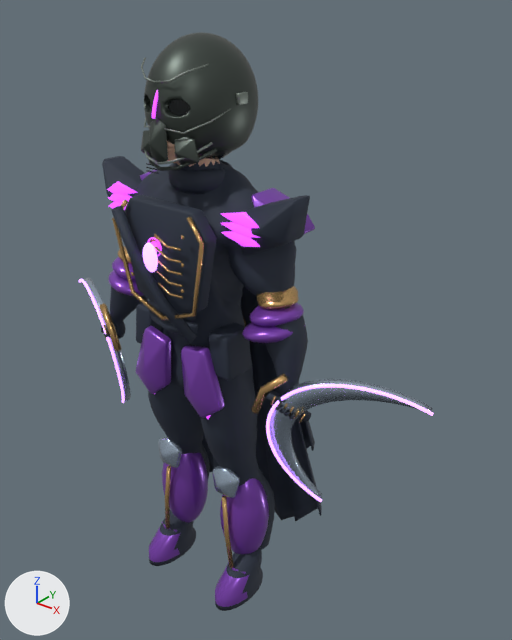
Two versions of the FBX model Assets/Alterverse/Resources/AuthoredHeroes/Veyr.fbx, one commit apart.
Before and after are seen from a 50 mm camera at (1.41, -1.508, 2.042) aimed at (0.103, 0.125, 1.03). The lights are fixed; the arrows at lower left show +X, +Y and +Z. The picture after the commit comes second. Vertices at exactly the same position are counted once.

Before the edit, the objects in view are built like this:
```python
ob_df_anatomy = bpy.data.objects.new('DF_Anatomy', me_df_anatomy)
ob_df_anatomy.location = (0.0, 0.0, 0.0)
ob_df_weaponl = bpy.data.objects.new('DF_WeaponL', me_df_weaponl)
ob_df_weaponl.location = (0.0, 0.0, 0.0)
ob_df_weaponr = bpy.data.objects.new('DF_WeaponR', me_df_weaponr)
ob_df_weaponr.location = (0.0, 0.0, 0.0)
```
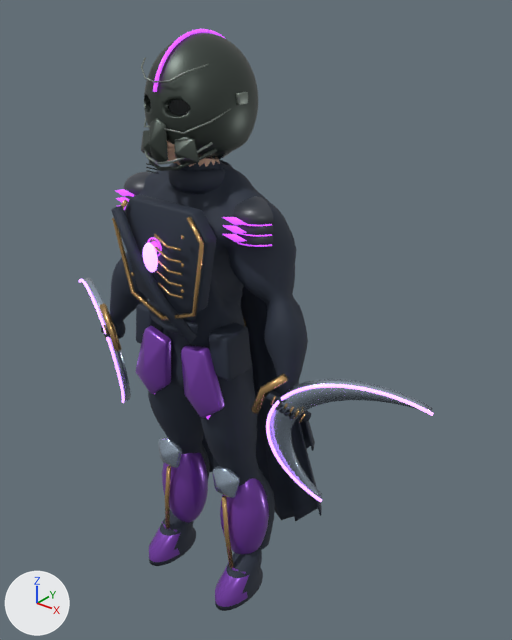
The change in detail:
Material 'Zhaev concept surface 1' (mat_zhaev_concept_surface_1) is new.
Its base color is (0.039, 0.046, 0.061) (dark grey #383d46).
Its metallic is 0.08.
Its roughness is 0.38.
me_df_anatomy is used by ob_df_anatomy; location (0.0, 0.0, 0.0).
me_df_anatomy had 25620 vertices, 26685 faces and spanned x -0.43..0.43, y -0.24..0.25, z 0.02..1.9.
me_df_anatomy now has 26038 vertices, 29715 faces and spans x -0.43..0.43, y -0.24..0.25, z 0.02..1.91.
me_df_anatomy part 1: the loose piece of 13 vertices spanning x -0.3..-0.17, y -0.12..-0.1, z 1.38..1.43 is scaled about its middle by (0.629, 0.5, 0.459), then moved by (0.02, 0.0, 0.0).
me_df_anatomy part 2: the loose piece of 13 vertices spanning x 0.17..0.3, y -0.12..-0.1, z 1.38..1.43 is scaled about its middle by (0.629, 0.5, 0.459), then moved by (-0.02, 0.0, 0.0).
me_df_anatomy part 3: a new loose piece of 176 vertices spanning x 0.14..0.29, y -0.09..-0.04, z 1.4..1.41, in mat_zhaev_concept_surface_3 (purple #c24deb, glowing purple #c24deb).
me_df_anatomy part 4: a new loose piece of 176 vertices spanning x 0.14..0.29, y -0.09..-0.04, z 1.38, in mat_zhaev_concept_surface_3 (purple #c24deb, glowing purple #c24deb).
me_df_anatomy part 5: 6 loose pieces with 1872 vertices, spanning x -0.38..0.38, y -0.13..0.06, z 1.08..1.25, are deleted.
me_df_anatomy part 6: 25 vertices moved from x -0.29..0.29, y -0.12..-0.02, z 1.41..1.49 to x -0.26..0.25, y -0.12..-0.01, z 1.41..1.49; 573 vertices removed from x -0.38..0.38, y -0.12..0.11, z 1.08..1.52; 1123 vertices added at x -0.29..0.29, y -0.12..0.0, z 1.38..1.49.
me_df_anatomy part 7: 2 vertices moved within x 0.0, y -0.16, z 1.77; 356 vertices removed from x -0.01..0.01, y -0.18..0.14, z 1.7..1.85; 416 vertices added at x -0.01..0.01, y -0.17..0.19, z 1.77..1.91.
Other edits to the shape of me_df_anatomy do not show in these pictures.
me_df_anatomy gains material mat_zhaev_concept_surface_1 (dark grey #383d46).

Changed parts and their boxes [x1, y1, x2, y2] in the pictures (512 x 640 px; the box of a moved part takes in the faces that stretch with it):
'DF_Anatomy', reshaped
    before: [101, 32, 322, 611]
    after: [101, 29, 322, 611]
part 1 of me_df_anatomy, moved or reshaped (not visible afterwards)
    before: [109, 202, 128, 210]
part 2 of me_df_anatomy, moved or reshaped
    before: [221, 231, 260, 247]
    after: [223, 234, 246, 242]
part 3 of me_df_anatomy, added
    after: [238, 233, 272, 237]
part 4 of me_df_anatomy, added
    after: [237, 242, 272, 247]
part 5 of me_df_anatomy, deleted
    before: [109, 246, 305, 343]
part 6 of me_df_anatomy, moved or reshaped
    before: [102, 156, 315, 255]
    after: [115, 172, 274, 245]
part 7 of me_df_anatomy, moved or reshaped (mostly hidden before)
    before: [151, 90, 158, 119]
    after: [153, 29, 226, 92]
